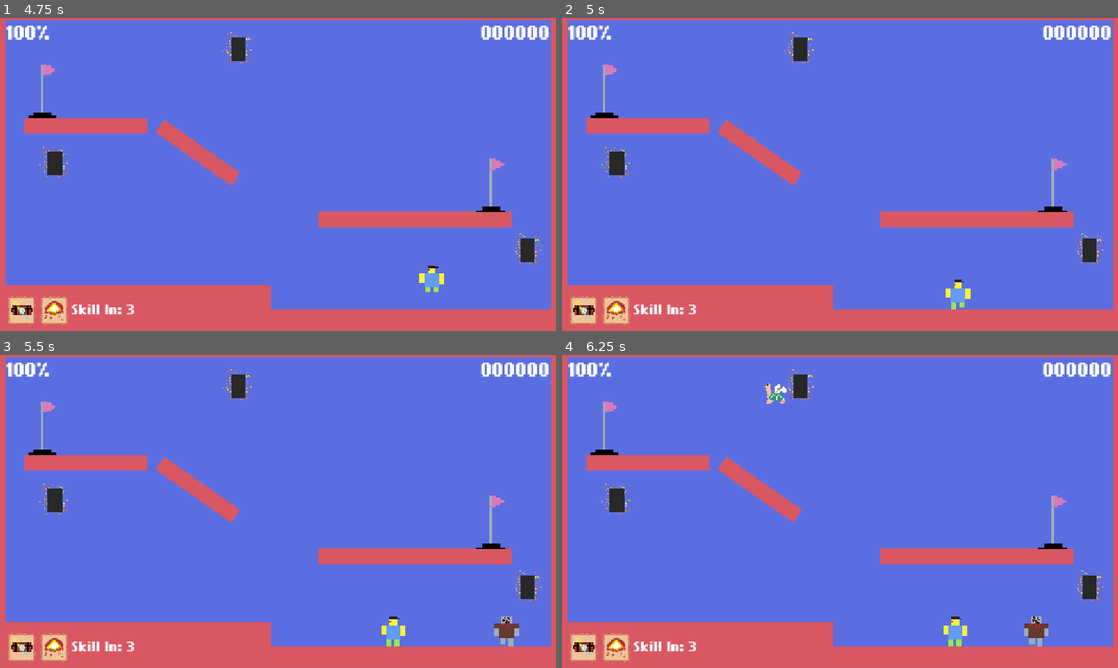
Above: before the commit, frames 1-4 (two rows, left to right).
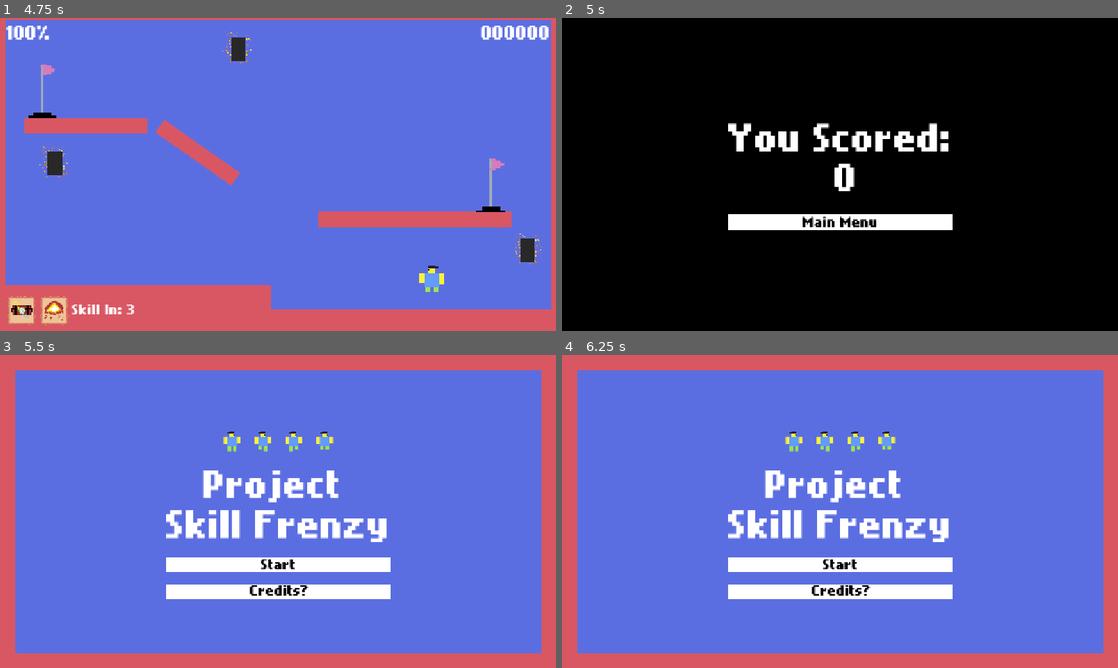
Above: after the commit, the same moments.

Repository: daistic/Project-Skill-Frenzy
Game: Godot game, scene res://Scenes/LevelBase.tscn
Same seed, same stepped clock (60 frames per second), same inputs: the game is played once before the commit and once after it.
Inputs (mouse positions are in pixels of both pictures, inside the frame that each line leads up to):
- Up to frame 1 (4.75 s): tap Enter at 0.5 s; hold Z (normal) 0.53-1.28 s; hold Right (move_right) 0.53-2.03 s; tap Up (jump) at 0.77, 1.07, 1.52, 1.82, 3.02, 3.32, 3.77, 4.07, 4.52 s; tap Z (normal) at 1.35, 2.85, 4.35 s; hold Left (move_left) 2.03-2.78 s; hold Z (normal) 2.03-2.78 s; tap Space at 2.75 s; hold Right (move_right) 2.78-4.28 s; hold Z (normal) 3.53-4.28 s; tap D (debug) at 4.15 s; hold Left (move_left) from 4.28 s (still down)
- Up to frame 2 (5 s): keep holding Left (move_left); tap Up (jump) at 4.82 s; tap Escape (escape, bound only after the commit) at 4.9 s
- Up to frame 3 (5.5 s): release Left (move_left) at 5 s; click (278, 558) at 5 s, where only the run after the commit has a clickable "Main Menu"
- Up to frame 4 (6.25 s): click (840, 592) at 5.75 s, where only the run after the commit has a clickable "Credits?"

Frame 1 is identical in both runs. In frame 2, 100% of the frame differs, in the area x 0-100%, y 0-100%; in frame 3, 25%; in frame 4, 25%.

Commit message:
add: Main Menu & Game Over Screen

Diff:
--- a/Globals/game_manager.gd
+++ b/Globals/game_manager.gd
@@ -1,4 +1,8 @@
 extends Node
+
+const MAIN = preload("res://Scenes/MainMenu.tscn")
+const LEVEL_BASE = preload("res://Scenes/LevelBase.tscn")
+const GAME_OVER = preload("res://Scenes/GameOver.tscn")
 
 const WAVES: Array[WaveResource] = [
 	preload("res://Resources/Wave1.tres"),
--- /dev/null
+++ b/Resources/black_24.tres
@@ -0,0 +1,8 @@
+[gd_resource type="LabelSettings" load_steps=2 format=3 uid="uid://bgfo5b7ewsqes"]
+
+[ext_resource type="FontFile" uid="uid://d32ed5s5meq65" path="res://Assets/fonts/nokiafc22.ttf" id="1_gdsjb"]
+
+[resource]
+font = ExtResource("1_gdsjb")
+font_size = 24
+font_color = Color(0, 0, 0, 1)
--- /dev/null
+++ b/Resources/white_64.tres
@@ -0,0 +1,7 @@
+[gd_resource type="LabelSettings" load_steps=2 format=3 uid="uid://cd3gblfdt4lhy"]
+
+[ext_resource type="FontFile" uid="uid://d32ed5s5meq65" path="res://Assets/fonts/nokiafc22.ttf" id="1_qman1"]
+
+[resource]
+font = ExtResource("1_qman1")
+font_size = 64
--- a/Scenes/Main.tscn
+++ b/Scenes/Debug.tscn
@@ -1,6 +1,6 @@
-[gd_scene format=3 uid="uid://rmqrt7tyw15x"]
+[gd_scene format=3 uid="uid://c0r5m1b1ohlpa"]
 
-[node name="Main" type="Control"]
+[node name="Debug" type="Control"]
 layout_mode = 3
 anchors_preset = 15
 anchor_right = 1.0
--- /dev/null
+++ b/Scenes/GameOver.tscn
@@ -0,0 +1,69 @@
+[gd_scene load_steps=5 format=3 uid="uid://chsbar3gxlwj7"]
+
+[ext_resource type="Texture2D" uid="uid://cspw8yq76068a" path="res://Assets/white_texture.png" id="1_ktc4i"]
+[ext_resource type="Script" uid="uid://eisw07fpwd0l" path="res://Scripts/game_over.gd" id="1_uib17"]
+[ext_resource type="LabelSettings" uid="uid://cd3gblfdt4lhy" path="res://Resources/white_64.tres" id="2_uib17"]
+[ext_resource type="LabelSettings" uid="uid://bgfo5b7ewsqes" path="res://Resources/black_24.tres" id="3_rdiyk"]
+
+[node name="GameOver" type="Control"]
+layout_mode = 3
+anchors_preset = 15
+anchor_right = 1.0
+anchor_bottom = 1.0
+grow_horizontal = 2
+grow_vertical = 2
+script = ExtResource("1_uib17")
+
+[node name="TextureRect" type="TextureRect" parent="."]
+modulate = Color(0, 0, 0, 1)
+layout_mode = 1
+anchors_preset = 15
+anchor_right = 1.0
+anchor_bottom = 1.0
+grow_horizontal = 2
+grow_vertical = 2
+texture = ExtResource("1_ktc4i")
+
+[node name="VBoxContainer" type="VBoxContainer" parent="."]
+layout_mode = 1
+anchors_preset = 8
+anchor_left = 0.5
+anchor_top = 0.5
+anchor_right = 0.5
+anchor_bottom = 0.5
+offset_left = -20.0
+offset_top = -20.0
+offset_right = 20.0
+offset_bottom = 20.0
+grow_horizontal = 2
+grow_vertical = 2
+theme_override_constants/separation = 32
+
+[node name="Label" type="Label" parent="VBoxContainer"]
+layout_mode = 2
+text = "You Scored:
+"
+label_settings = ExtResource("2_uib17")
+horizontal_alignment = 1
+vertical_alignment = 1
+
+[node name="TextureButton" type="TextureButton" parent="VBoxContainer"]
+layout_mode = 2
+texture_normal = ExtResource("1_ktc4i")
+stretch_mode = 0
+
+[node name="Label" type="Label" parent="VBoxContainer/TextureButton"]
+layout_mode = 1
+anchors_preset = 15
+anchor_right = 1.0
+anchor_bottom = 1.0
+offset_top = 0.5
+offset_bottom = 0.5
+grow_horizontal = 2
+grow_vertical = 2
+text = "Main Menu"
+label_settings = ExtResource("3_rdiyk")
+horizontal_alignment = 1
+vertical_alignment = 1
+
+[connection signal="pressed" from="VBoxContainer/TextureButton" to="." method="_on_texture_button_pressed"]
--- a/Scenes/LevelBase.tscn
+++ b/Scenes/LevelBase.tscn
@@ -25,6 +25,7 @@
 
 [node name="flag2" parent="." instance=ExtResource("4_dci62")]
 position = Vector2(87, 143)
+cooldown_time = 30.0
 
 [node name="CanvasLayer" type="CanvasLayer" parent="."]
 
--- /dev/null
+++ b/Scenes/MainMenu.tscn
@@ -0,0 +1,137 @@
+[gd_scene load_steps=6 format=3 uid="uid://rmqrt7tyw15x"]
+
+[ext_resource type="Script" uid="uid://bccynvsetp4af" path="res://Scripts/main.gd" id="1_df05h"]
+[ext_resource type="Texture2D" uid="uid://cspw8yq76068a" path="res://Assets/white_texture.png" id="2_8um5k"]
+[ext_resource type="Texture2D" uid="uid://dc00fkysaud7v" path="res://Assets/roblox man srpite sheet.png" id="3_xim88"]
+[ext_resource type="LabelSettings" uid="uid://cd3gblfdt4lhy" path="res://Resources/white_64.tres" id="4_koqhg"]
+[ext_resource type="LabelSettings" uid="uid://bgfo5b7ewsqes" path="res://Resources/black_24.tres" id="5_cmrfp"]
+
+[node name="Main" type="Control"]
+layout_mode = 3
+anchors_preset = 15
+anchor_right = 1.0
+anchor_bottom = 1.0
+grow_horizontal = 2
+grow_vertical = 2
+mouse_filter = 1
+script = ExtResource("1_df05h")
+
+[node name="TextureRect" type="TextureRect" parent="."]
+modulate = Color(0.356863, 0.431373, 0.882353, 1)
+layout_mode = 1
+anchors_preset = 15
+anchor_right = 1.0
+anchor_bottom = 1.0
+grow_horizontal = 2
+grow_vertical = 2
+texture = ExtResource("2_8um5k")
+
+[node name="TextureRect2" type="TextureRect" parent="."]
+modulate = Color(0.85098, 0.341176, 0.388235, 1)
+layout_mode = 1
+anchors_preset = 12
+anchor_top = 1.0
+anchor_right = 1.0
+anchor_bottom = 1.0
+offset_top = -32.0
+grow_horizontal = 2
+grow_vertical = 0
+texture = ExtResource("2_8um5k")
+
+[node name="TextureRect3" type="TextureRect" parent="."]
+modulate = Color(0.85098, 0.341176, 0.388235, 1)
+layout_mode = 1
+anchors_preset = 11
+anchor_left = 1.0
+anchor_right = 1.0
+anchor_bottom = 1.0
+offset_left = -32.0
+grow_horizontal = 0
+grow_vertical = 2
+texture = ExtResource("2_8um5k")
+
+[node name="TextureRect4" type="TextureRect" parent="."]
+modulate = Color(0.85098, 0.341176, 0.388235, 1)
+layout_mode = 1
+anchors_preset = 9
+anchor_bottom = 1.0
+offset_right = 32.0
+grow_vertical = 2
+texture = ExtResource("2_8um5k")
+
+[node name="TextureRect5" type="TextureRect" parent="."]
+modulate = Color(0.85098, 0.341176, 0.388235, 1)
+layout_mode = 1
+anchors_preset = 10
+anchor_right = 1.0
+offset_bottom = 32.0
+grow_horizontal = 2
+texture = ExtResource("2_8um5k")
+
+[node name="VBoxContainer" type="VBoxContainer" parent="."]
+layout_mode = 1
+anchors_preset = 8
+anchor_left = 0.5
+anchor_top = 0.5
+anchor_right = 0.5
+anchor_bottom = 0.5
+offset_left = -20.0
+offset_top = -20.0
+offset_right = 20.0
+offset_bottom = 20.0
+grow_horizontal = 2
+grow_vertical = 2
+theme_override_constants/separation = 24
+
+[node name="TextureRect6" type="TextureRect" parent="VBoxContainer"]
+layout_mode = 2
+size_flags_horizontal = 4
+texture = ExtResource("3_xim88")
+stretch_mode = 2
+
+[node name="Label" type="Label" parent="VBoxContainer"]
+layout_mode = 2
+text = "Project
+Skill Frenzy"
+label_settings = ExtResource("4_koqhg")
+horizontal_alignment = 1
+
+[node name="StartButton" type="TextureButton" parent="VBoxContainer"]
+layout_mode = 2
+texture_normal = ExtResource("2_8um5k")
+stretch_mode = 0
+
+[node name="Label" type="Label" parent="VBoxContainer/StartButton"]
+layout_mode = 1
+anchors_preset = 15
+anchor_right = 1.0
+anchor_bottom = 1.0
+grow_horizontal = 2
+grow_vertical = 2
+text = "Start"
+label_settings = ExtResource("5_cmrfp")
+horizontal_alignment = 1
+vertical_alignment = 1
+
+[node name="CreditsButton2" type="TextureButton" parent="VBoxContainer"]
+layout_mode = 2
+texture_normal = ExtResource("2_8um5k")
+stretch_mode = 0
+
+[node name="Label" type="Label" parent="VBoxContainer/CreditsButton2"]
+layout_mode = 1
+anchors_preset = 15
+anchor_right = 1.0
+anchor_bottom = 1.0
+offset_left = 3.0
+offset_top = -2.5
+offset_right = 3.0
+offset_bottom = -2.5
+grow_horizontal = 2
+grow_vertical = 2
+text = "Credits?"
+label_settings = ExtResource("5_cmrfp")
+horizontal_alignment = 1
+vertical_alignment = 1
+
+[connection signal="pressed" from="VBoxContainer/StartButton" to="." method="_on_start_button_pressed"]
--- a/Scenes/RobloxMan.tscn
+++ b/Scenes/RobloxMan.tscn
@@ -68,6 +68,46 @@
 "update": 0,
 "values": [Color(1, 1, 1, 1)]
 }
+tracks/1/type = "value"
+tracks/1/imported = false
+tracks/1/enabled = true
+tracks/1/path = NodePath("AnimatedSprite2D:scale")
+tracks/1/interp = 1
+tracks/1/loop_wrap = true
+tracks/1/keys = {
+"times": PackedFloat32Array(0),
+"transitions": PackedFloat32Array(1),
+"update": 0,
+"values": [Vector2(1.5, 1.5)]
+}
+
+[sub_resource type="Animation" id="Animation_d57b3"]
+resource_name = "death"
+length = 1.5
+tracks/0/type = "value"
+tracks/0/imported = false
+tracks/0/enabled = true
+tracks/0/path = NodePath("AnimatedSprite2D:modulate")
+tracks/0/interp = 1
+tracks/0/loop_wrap = true
+tracks/0/keys = {
+"times": PackedFloat32Array(0, 0.5),
+"transitions": PackedFloat32Array(1, 1),
+"update": 0,
+"values": [Color(1, 1, 1, 1), Color(1, 0, 0, 1)]
+}
+tracks/1/type = "value"
+tracks/1/imported = false
+tracks/1/enabled = true
+tracks/1/path = NodePath("AnimatedSprite2D:scale")
+tracks/1/interp = 2
+tracks/1/loop_wrap = true
+tracks/1/keys = {
+"times": PackedFloat32Array(0, 0.3, 1),
+"transitions": PackedFloat32Array(1, 1, 1),
+"update": 0,
+"values": [Vector2(1.5, 1.5), Vector2(2, 2), Vector2(0, 0)]
+}
 
 [sub_resource type="Animation" id="Animation_0xmp2"]
 resource_name = "invincible"
@@ -88,6 +128,7 @@
 [sub_resource type="AnimationLibrary" id="AnimationLibrary_d57b3"]
 _data = {
 &"RESET": SubResource("Animation_vnlp2"),
+&"death": SubResource("Animation_d57b3"),
 &"invincible": SubResource("Animation_0xmp2")
 }
 
--- a/Scripts/flag.gd
+++ b/Scripts/flag.gd
@@ -4,6 +4,11 @@
 @onready var cooldown_timer: Timer = $CooldownTimer
 @onready var cooldown_label: Label = $CooldownLabel
 @onready var animation_player: AnimationPlayer = $AnimationPlayer
+
+@export var cooldown_time: float = 20.0
+
+func _ready() -> void:
+	cooldown_timer.wait_time = cooldown_time
 
 func _process(_delta: float) -> void:
 	cooldown_label.text = str(int(cooldown_timer.time_left))
--- /dev/null
+++ b/Scripts/game_over.gd
@@ -0,0 +1,9 @@
+extends Control
+
+@onready var label: Label = $VBoxContainer/Label
+
+func _ready() -> void:
+	label.text = "You Scored:\n %d" % GameManager.score
+
+func _on_texture_button_pressed() -> void:
+	get_tree().change_scene_to_file("res://Scenes/MainMenu.tscn") #
--- /dev/null
+++ b/Scripts/main.gd
@@ -0,0 +1,4 @@
+extends Control
+
+func _on_start_button_pressed() -> void:
+	get_tree().change_scene_to_packed(GameManager.LEVEL_BASE)
--- a/Scripts/roblox_man.gd
+++ b/Scripts/roblox_man.gd
@@ -24,6 +24,8 @@
 		_use_skill_one()
 	if event.is_action_pressed("skill_two") and can_act:
 		_use_skill_two()
+	if event.is_action_pressed("escape"):
+		get_tree().change_scene_to_packed(GameManager.GAME_OVER)
 	if event.is_action_pressed("debug"):
 		_print_debug()
 
@@ -124,6 +126,13 @@
 	GameManager.player_health -= damage
 	if GameManager.player_health > 0:
 		SignalHub.emit_on_player_hit()
+	else:
+		set_collision_layer_value(1, false)
+		set_collision_layer_value(6, true)
+		set_collision_mask_value(4, false)
+		animation_player.play("death")
+		await animation_player.animation_finished
+		get_tree().change_scene_to_packed(GameManager.GAME_OVER)
 
 func _store_skill(skill_scene: PackedScene) -> void:
 	if skills.size() < MAX_SKILL_AMOUNT:
--- a/project.godot
+++ b/project.godot
@@ -69,6 +69,11 @@
 "events": [Object(InputEventKey,"resource_local_to_scene":false,"resource_name":"","device":-1,"window_id":0,"alt_press …(192 unchanged characters)…
 ]
 }
+escape={
+"deadzone": 0.2,
+"events": [Object(InputEventKey,"resource_local_to_scene":false,"resource_name":"","device":-1,"window_id":0,"alt_pressed":false,"shift_pressed":false,"ctrl_pressed":false,"meta_pressed":false,"pressed":false,"keycode":0,"physical_keycode":4194305,"key_label":0,"unicode":0,"location":0,"echo":false,"script":null)
+]
+}
 
 [layer_names]
 
Not shown: 1 places in Scenes/RobloxMan.tscn that only renumber resources
Not shown, added: Scripts/game_over.gd.uid
Not shown, added: Scripts/main.gd.uid
Not shown, added: Scenes/Main.tscn2661500500.tmp
Not shown, added: Scenes/Main.tscn2678543446.tmp
Not shown, added: Scenes/Main.tscn2704111449.tmp
